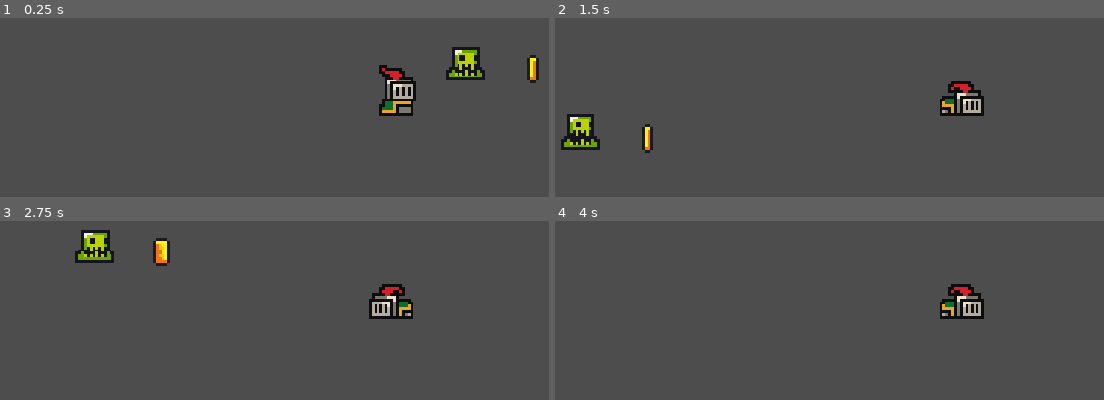
Above: before the commit, frames 1-4 (two rows, left to right).
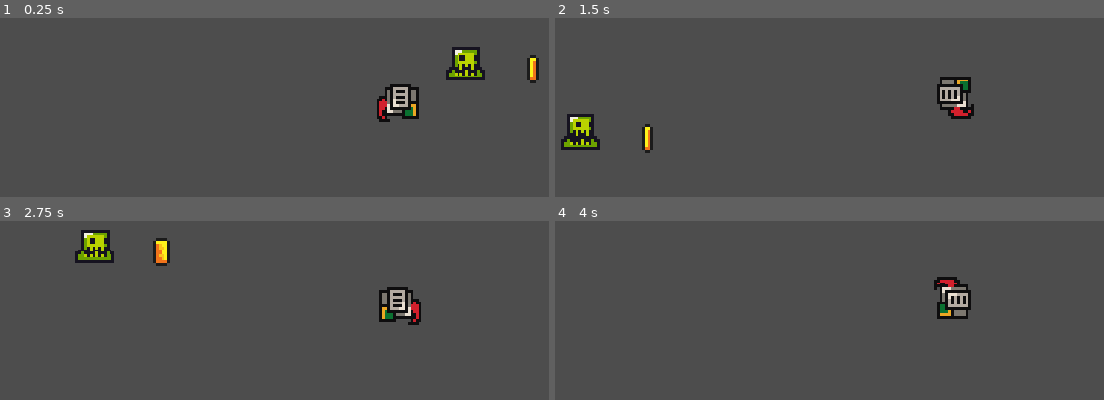
Above: after the commit, the same moments.

Repository: jsjzh/jump-game
Game: Godot game, scene res://src/sences/game.tscn
Two runs of this game, one before a commit and one after it. Both use one fixed random seed, a clock stepped at 60 frames per second and the inputs below. Sound files missing from this copy of the repository are replaced by a short silence.
Inputs:
- Up to frame 1 (0.25 s): no input
- Up to frame 2 (1.5 s): hold Right (right) from 0.53 s (still down); tap X (jump) at 0.6, 0.77, 1.07, 1.35 s
- Up to frame 3 (2.75 s): tap X (jump) at 1.52, 1.82, 2.1 s; release Right (right) at 2.03 s; hold Left (left) from 2.03 s (still down)
- Up to frame 4 (4 s): release Left (left) at 2.78 s; hold Right (right) from 2.78 s (still down); tap X (jump) at 2.85, 3.02, 3.32, 3.6, 3.77 s

The runs differ from the first frame. In frame 1, 1.5% of the frame differs, in the area x 68-77%, y 26-59%; in frame 2, 1.4%; in frame 3, 1.4%; in frame 4, 1.4%.

Commit message:
feat: 添加 idle run jump 动画绑定

Diff:
--- a/src/scriprts/player.gd
+++ b/src/scriprts/player.gd
@@ -23,6 +23,7 @@
 			velocity.y = - state.get("jump_speed")
 	else:
 		velocity.y += get_gravity().y * delta
+		animated_sprite.play("jump")
 
 	var direction = Input.get_axis("left", "right")
 
@@ -35,23 +36,13 @@
 	else:
 		velocity.x = move_toward(velocity.x, 0, state.get("run_reduce_speed") * 100 * delta)
 
+	if is_on_floor():
+		if velocity.x != 0:
+			animated_sprite.play("run")
+		else:
+			animated_sprite.play("idle")
+
 	move_and_slide()
-
-
-	# handleJump()
-
-	# Get the input direction and handle the movement/deceleration.
-	# As good practice, you should replace UI actions with custom gameplay actions.
-	# var direction := Input.get_axis("left", "right")
-
-	# if direction:
-	# 	velocity.x = direction * SPEED * delta
-	# else:
-	# 	velocity.x = move_toward(velocity.x, 0, SPEED * delta)
-
-
-# func handleJump() -> void:
-
 
 func on_attack_by_slime() -> void:
 	animated_sprite.play("dead")
